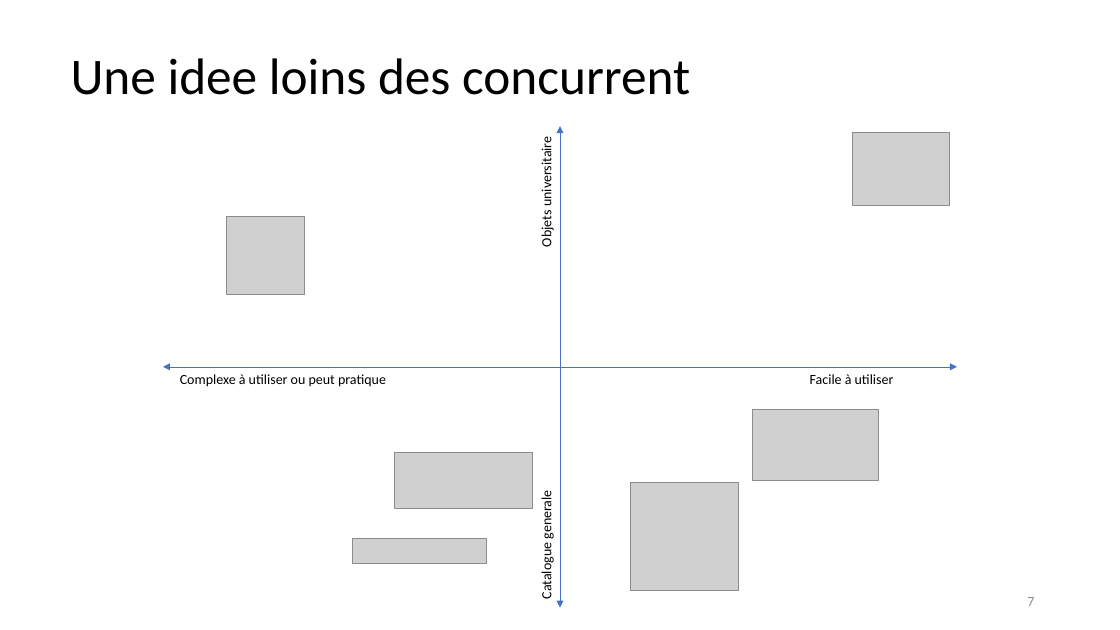
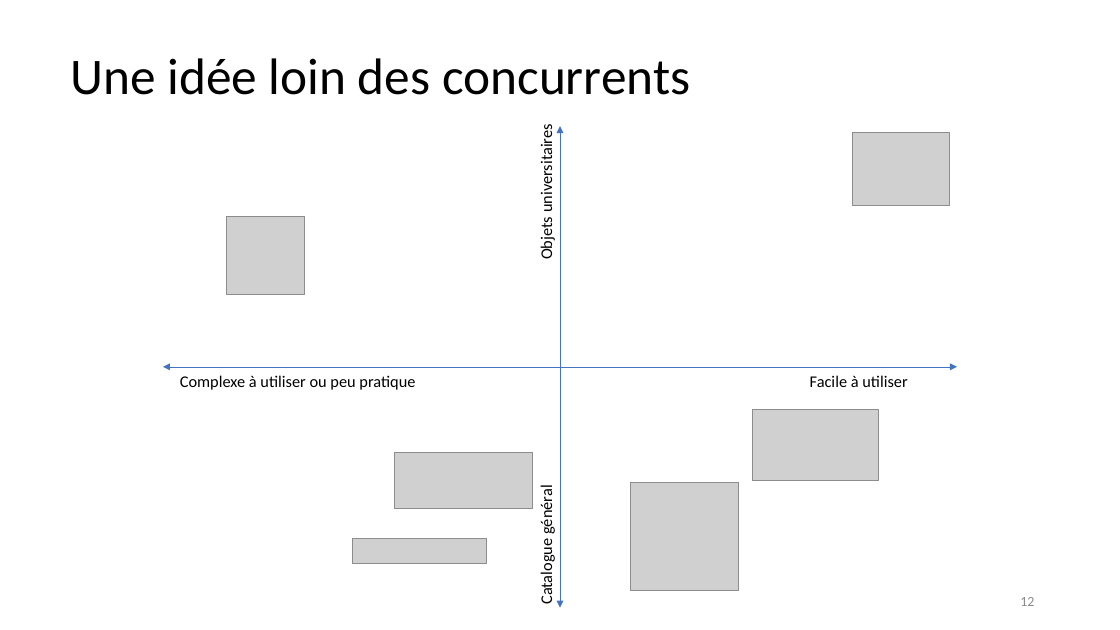
Before and after one commit to unige-pinfo-2019/PInfo1, a slide deck: slide 12 of Docs/UNIbay_DeskPitch.pptx (slide 7 before the commit). Drawn at 1120x630 pixels with LibreOffice and Linux fonts; fonts in the diff are those of the drawing; grey boxes stand for pictures. Boxes give left, top, right and bottom in pixels: in the first picture for what was removed or moved away, otherwise in the second. Text is boxed around its words. In the diff, an @@ line names an element or a change of style, - is before the commit and + after.

```diff
--- a/Docs/UNIbay_DeskPitch.pptx
+++ b/Docs/UNIbay_DeskPitch.pptx
@@ text at <box>71,58,690,95</box>: text changed @@
-Une idee loins des concurrent
+Une idée loin des concurrents
@@ text at <box>537,132,557,259</box>: text changed; size 12 to 14 pt @@
-Objets universitaire
+Objets universitaires
@@ text at <box>180,375,415,390</box>: text changed; size 12 to 14 pt @@
-Complexe à utiliser ou peut pratique
+Complexe à utiliser ou peu pratique
@@ text "Facile à utiliser" at <box>810,375,907,387</box>: size 12 to 14 pt @@
@@ text at <box>537,489,557,602</box>: text changed; size 12 to 14 pt @@
-Catalogue generale
+Catalogue général
@@ page number at <box>1020,597,1034,606</box>: text changed @@
-7
+12
```
Also in this commit, not shown: 9 other slides changed, 7 slides added, 1 slide removed.
